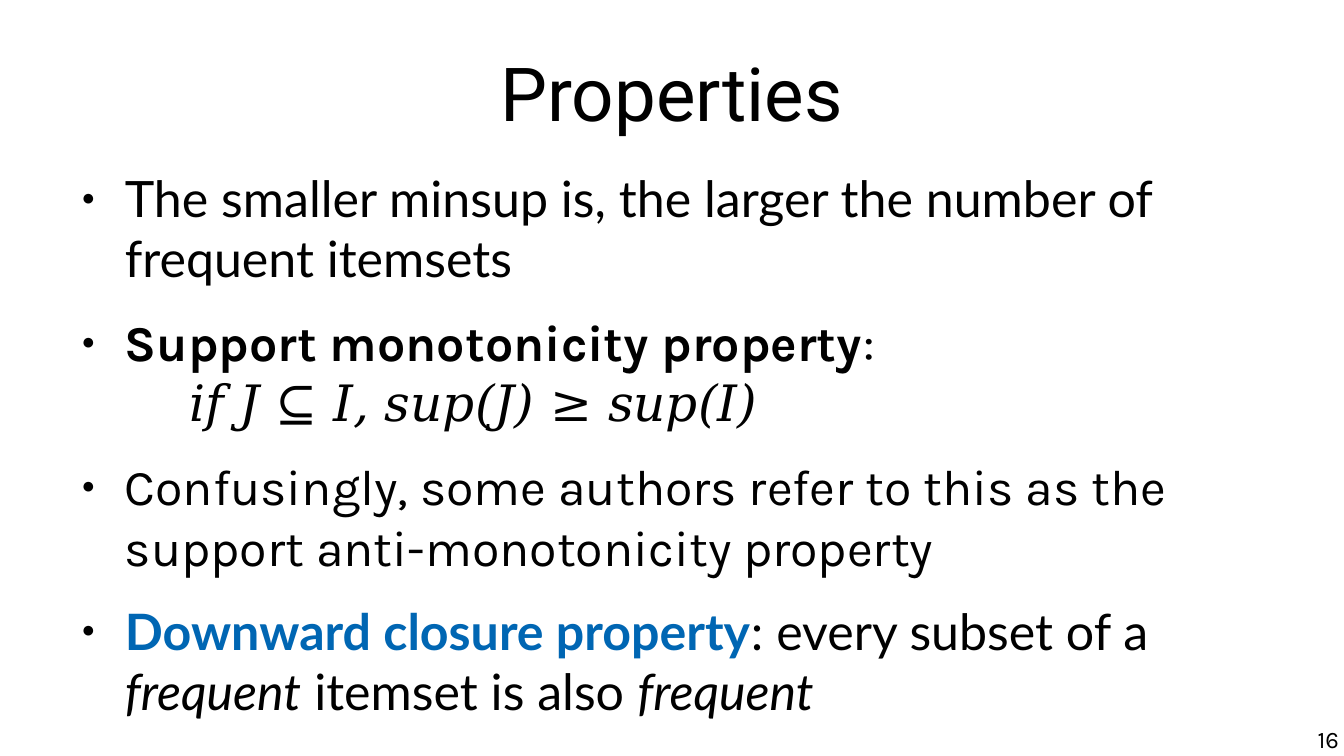
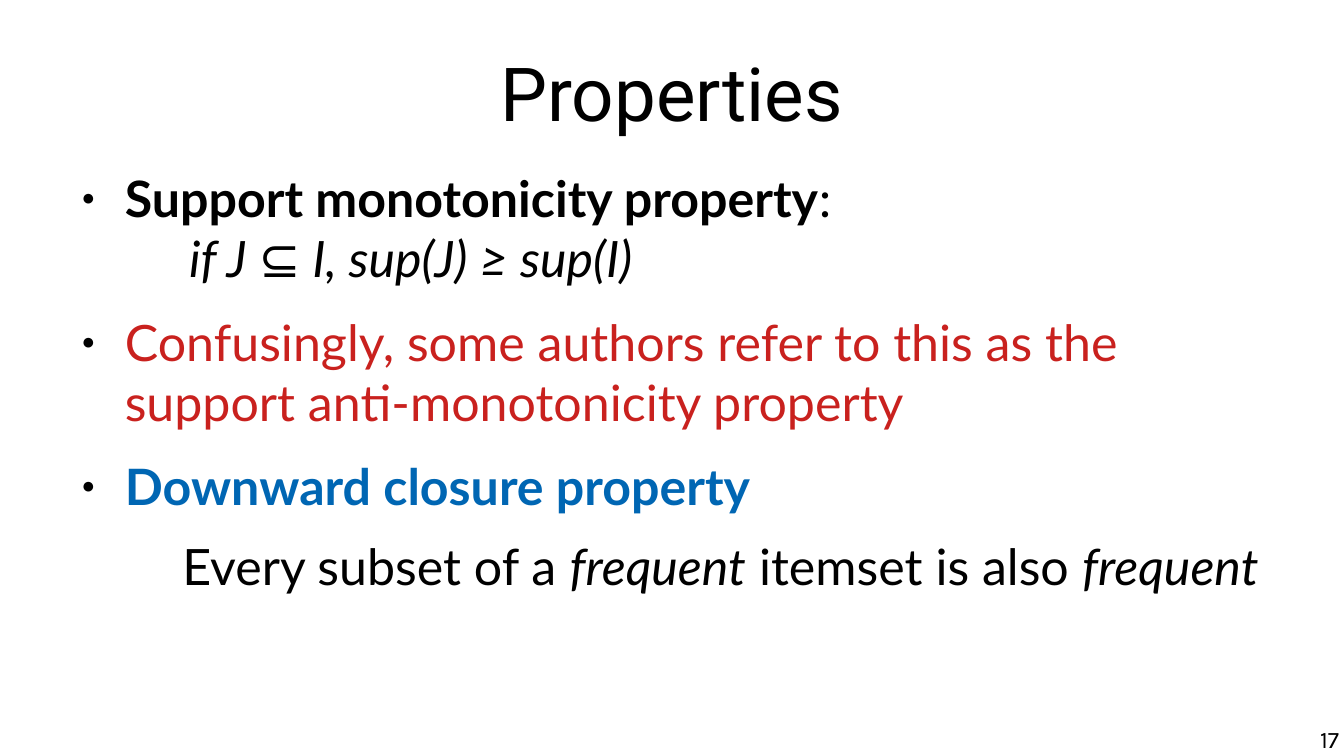
Before and after one commit to chatox/data-mining-course, a slide deck: slide 17 of theory/odp/tt11_itemsets.odp (slide 16 before the commit). Drawn at 1344x756 pixels with LibreOffice and Linux fonts; fonts in the diff are those of the drawing. Boxes give left, top, right and bottom in pixels: in the first picture for what was removed or moved away, otherwise in the second. Text is boxed around its words. In the diff, an @@ line names an element or a change of style, - is before the commit and + after.

```diff
--- a/theory/odp/tt11_itemsets.odp
+++ b/theory/odp/tt11_itemsets.odp
@@ text at bbox=[125, 180, 1153, 286]: paragraph removed @@
-● The smaller minsup is, the larger the number of frequent itemsets
@@ text at bbox=[125, 180, 1117, 430]: font Karla to Lato in "Support monotonicity property:", "Confusingly, some authors refer to this as ..."; font DejaVu Serif to Lato in "if J ⊆ I, sup(J) ≥ sup(I)"; text colour #000000 to #C9211E in "Confusingly, some authors refer to this as ..." @@
@@ text at bbox=[125, 467, 1258, 594]: text changed @@
-● Downward closure property: every subset of a frequent itemset is also frequent
+● Downward closure property
+  Every subset of a frequent itemset is also frequent
@@ page number at bbox=[1320, 733, 1339, 748]: text changed @@
-16
+17
```
Also in this commit, not shown: 17 other slides changed, 3 slides added, 2 other files.
